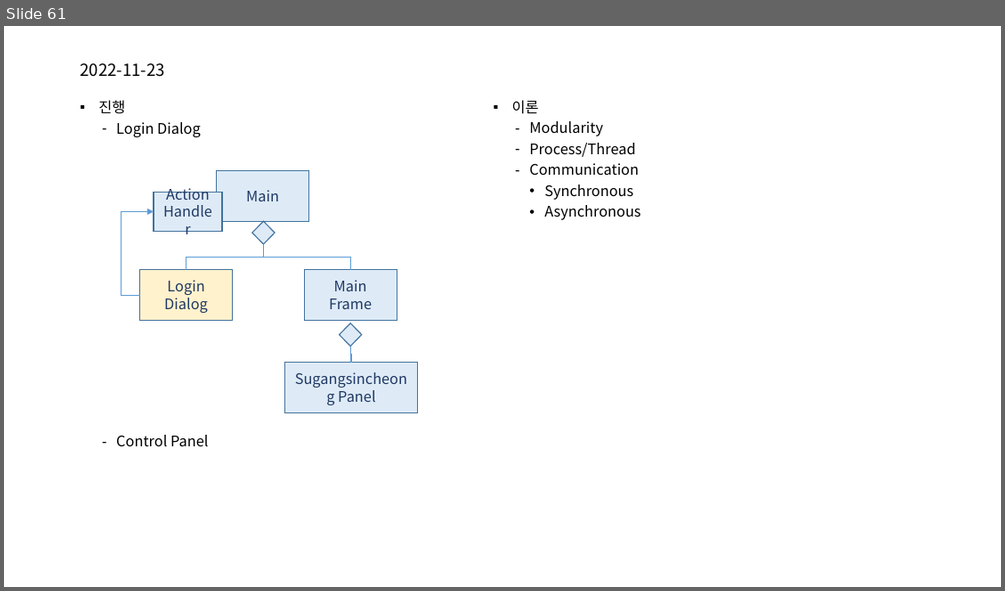
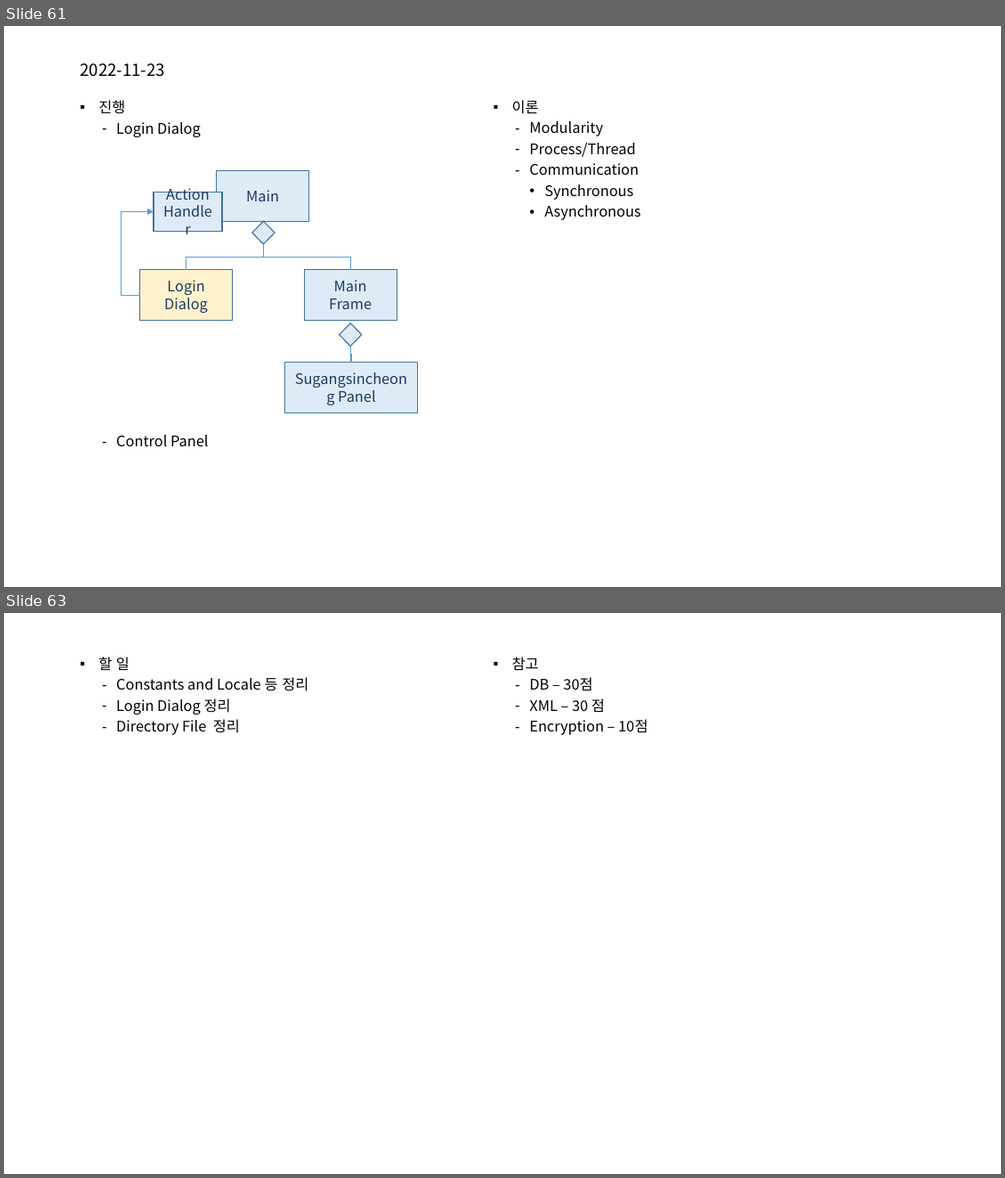
Before and after one commit to mjuclass/202202, a slide deck: SugangSincheong-B/객체지향프로그래밍-B.pptx. Shown one above the other, each under a label of ours: slide 61 before the commit, slides 61 and 63 after it; the slides between them are not shown. The pictures are 1005x591 and 1005x1178 pixels, drawn with LibreOffice and Linux fonts; fonts in the diff are those of the drawing. Boxes give left, top, right and bottom in pixels: in the first picture for what was removed or moved away, otherwise in the second. Text is boxed around its words. In the diff, an @@ line names an element or a change of style, - is before the commit and + after.

```diff
--- a/SugangSincheong-B/객체지향프로그래밍-B.pptx
+++ b/SugangSincheong-B/객체지향프로그래밍-B.pptx
@@ slide 63 added at bbox=[4, 613, 1001, 1174], background #FFFFFF @@
@@ text added at bbox=[98, 657, 308, 735], 14 pt, text #000000 @@
+▪ 할 일
+  – Constants and Locale 등 정리
+  – Login Dialog 정리
+  – Directory File 정리
@@ text added at bbox=[512, 657, 647, 735], 14 pt, text #000000 @@
+▪ 참고
+  – DB – 30점
+  – XML – 30 점
+  – Encryption – 10점
```
Also in this commit, not shown: 1 other slide added, 20 other files.
